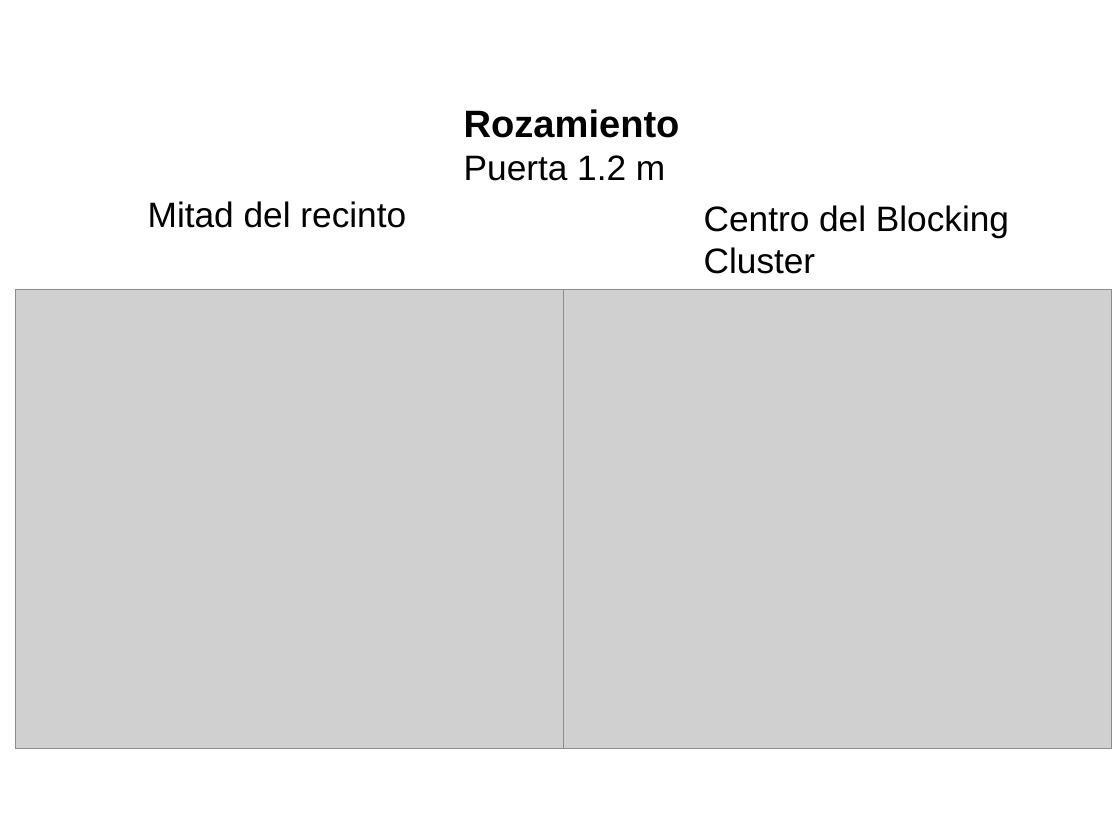
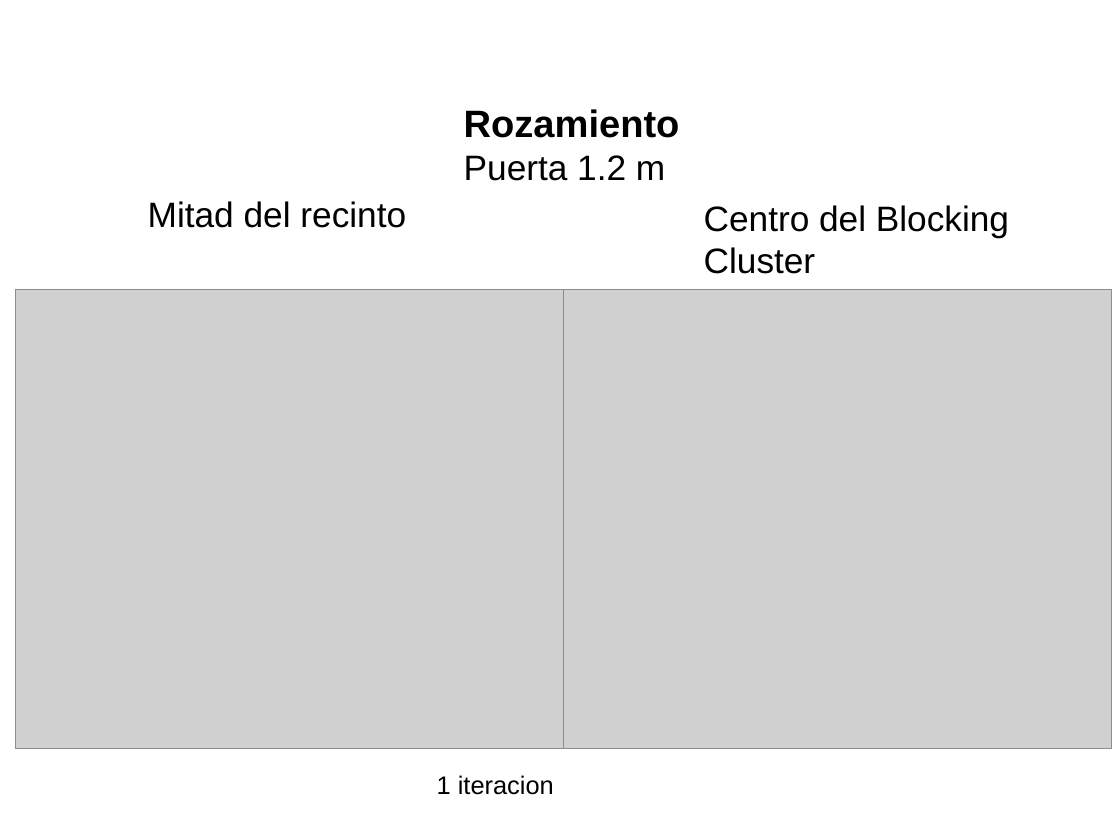
Before and after one commit to ignaciosticco/super_ath, a slide deck: slide 19 of present_superath1.odp. Drawn at 1120x840 pixels with LibreOffice and Linux fonts; fonts in the diff are those of the drawing; grey boxes stand for pictures. Boxes give left, top, right and bottom in pixels: in the first picture for what was removed or moved away, otherwise in the second. Text is boxed around its words. In the diff, an @@ line names an element or a change of style, - is before the commit and + after.

```diff
--- a/present_superath1.odp
+++ b/present_superath1.odp
@@ text added at box(437, 775, 554, 795), 18 pt, text #000000 @@
+1 iteracion
```
Also in this commit, not shown: 4 other slides changed, 1 slide added, 24 other files.
